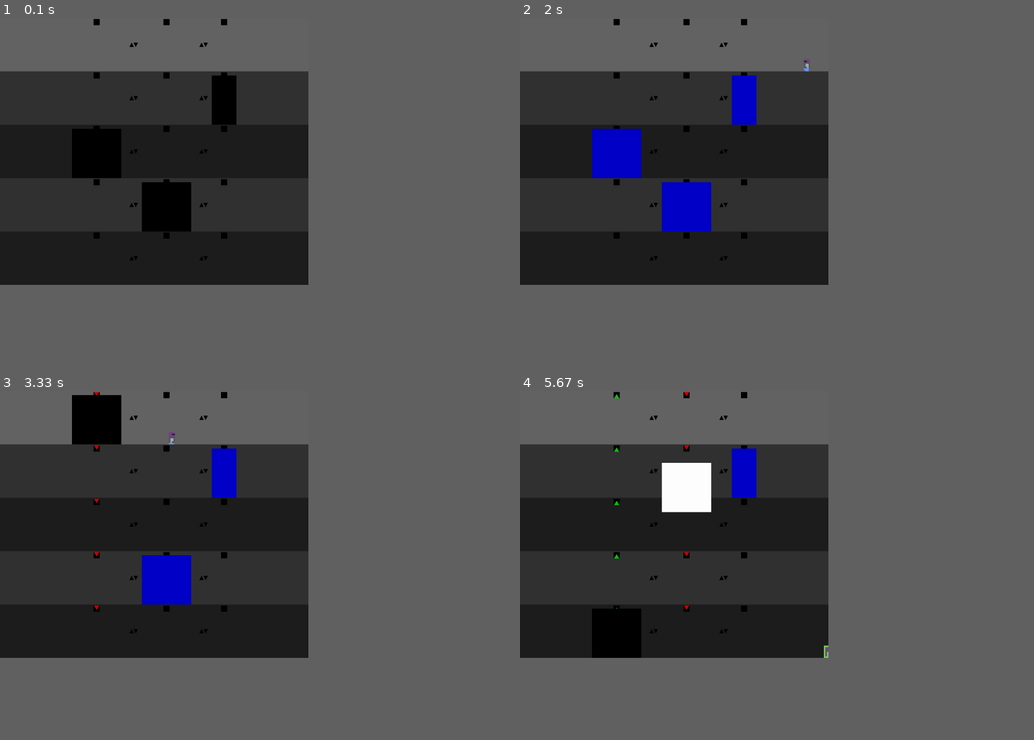
Above: before the commit, frames 1-4 (two rows, left to right).
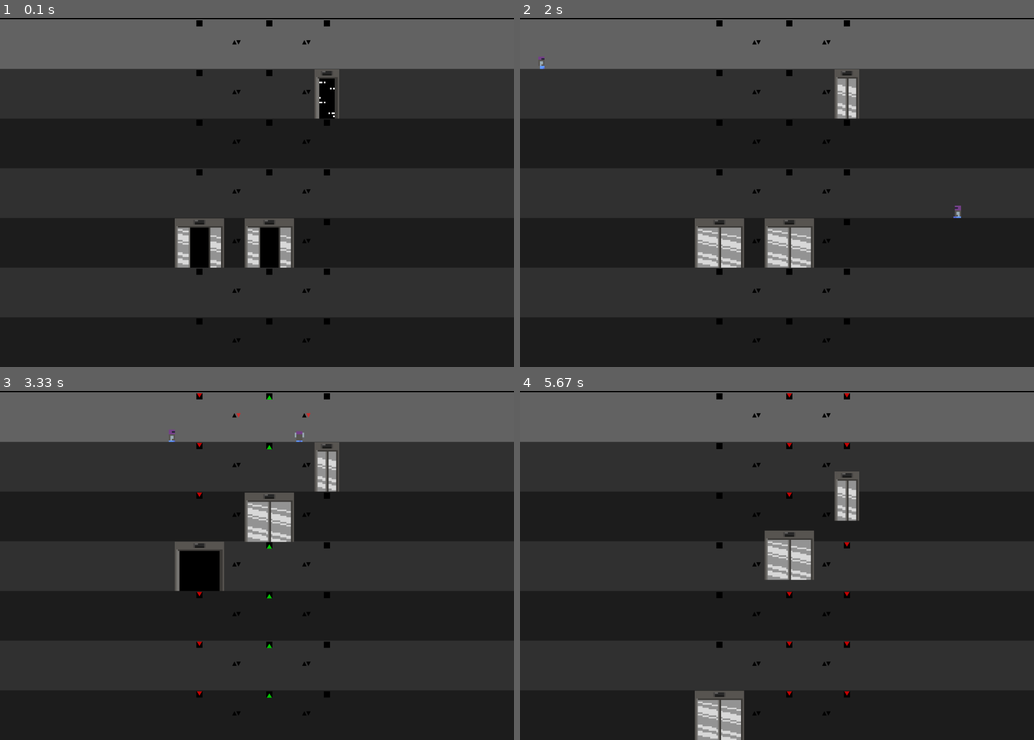
Above: after the commit, the same moments.

Repository: niklasdhein/EiP-Praktium-Aufzugssimulation
Game: pygame game, started from simulation.py
The game is run twice, just before and just after one commit, with the same random seed, the same clock (stepped at 60 frames per second) and the same inputs.
Inputs:
- Up to frame 1 (0.1 s): no input
- Up to frame 2 (2 s): no input
- Up to frame 3 (3.33 s): no input
- Up to frame 4 (5.67 s): no input
In our replay, the window is 540x468 before the commit and 900x612 after it. These sizes can differ from the game's own. Grey fills any space a smaller window leaves; there, only what the larger window draws over its background counts as a difference.

The runs differ from the first frame. In frame 1, 14% of the frame differs, in the area x 0-100%, y 0-93%; in frame 2, 14%; in frame 3, 14%; in frame 4, 14%, in the area x 0-100%, y 0-100%.

Commit message:
große aufzüge animiert, vips spawnen

Diff:
--- a/building.py
+++ b/building.py
@@ -24,6 +24,13 @@
             if level.level_type != "bunker":
                 return bunker_levels
             bunker_levels.append(level)
+
+    def get_penthouse_levels(self):
+        penthouse_levels = []
+        for level in self.levels:
+            if level.level_type == "penthouse":
+                penthouse_levels.append(level)
+        return penthouse_levels
 
     def create_levels(self) -> None:
         # spawn bunker only if 3 levels are able to exist (bunker, basement, ground)
--- a/config.json
+++ b/config.json
@@ -1,6 +1,6 @@
 {
     "elevator_count": 3,
-    "level_count": 5,
+    "level_count": 7,
     "big_elevator_spawn_probability": 0.3,
     "elevator_mode": "algorithm",
     "passenger_spawn_chance": 0.1,
--- a/elevator.py
+++ b/elevator.py
@@ -45,6 +45,8 @@
         self.elevator_door_opened = []
         self.elevator_door_close = []
         self.elevator_door_open = []
+        self.big_elevator_door_close = []
+        self.big_elevator_door_open = []
 
         # load and apply sprites
         image_directory = "./sprites/"
@@ -65,6 +67,22 @@
             "elevator_door_open_4.png",
             "elevator_door_open_5.png"
         ]
+        big_elevator_door_close = [
+            "big_elevator_door_close_1.png",
+            "big_elevator_door_close_2.png",
+            "big_elevator_door_close_3.png",
+            "big_elevator_door_close_4.png",
+            "big_elevator_door_close_5.png",
+            "big_elevator_door_close_6.png"
+        ]
+        big_elevator_door_open = [
+            "big_elevator_door_open_1.png",
+            "big_elevator_door_open_2.png",
+            "big_elevator_door_open_3.png",
+            "big_elevator_door_open_4.png",
+            "big_elevator_door_open_5.png",
+            "big_elevator_door_open_6.png"
+        ]
 
         self.elevator_door_closed = pygame.image.load(image_directory + elevator_door_closed)
         self.elevator_door_closed = self.elevator_door_closed.convert_alpha()
@@ -86,7 +104,19 @@
             loaded = pygame.transform.scale(loaded, (120, 240))
             self.elevator_door_open.append(loaded)
 
-        self.shown_surface = self.elevator_door_close[-1]
+        for e in big_elevator_door_close:
+            loaded = pygame.image.load(image_directory + e)
+            loaded = loaded.convert_alpha()
+            loaded = pygame.transform.scale(loaded, (240, 240))
+            self.big_elevator_door_close.append(loaded)
+
+        for e in big_elevator_door_open:
+            loaded = pygame.image.load(image_directory + e)
+            loaded = loaded.convert_alpha()
+            loaded = pygame.transform.scale(loaded, (240, 240))
+            self.big_elevator_door_open.append(loaded)
+
+        self.shown_surface = self.elevator_door_close[-1] if self.width == 120 else self.big_elevator_door_close[-1]
         self.animation_frame_counter = 0
         self.frametime = 0
 
@@ -159,12 +189,12 @@
 
             # set a random target when in random mode
             elif self.mode == "random":
-                level_count = self.elevator_controller.building.level_count
-                random_level = self.elevator_controller.building.levels[random.randint(0, level_count-1)]
+                level_count = len(self.allowed_levels)
+                random_level = self.allowed_levels[random.randint(0, level_count - 1)]
                 self.add_to_queue(random_level)
 
             elif self.mode == "pingpong":
-                all_levels = self.elevator_controller.building.levels
+                all_levels = self.allowed_levels
                 if self.current_level == all_levels[-1]:
                     self.add_multiple_to_queue(reversed(all_levels[:-1]))
                 elif self.current_level == all_levels[0]:
@@ -227,11 +257,16 @@
 
             # if doors are not closed fully, close them
             if self.use_sprite:
-                if self.shown_surface != self.elevator_door_close[-1]:
-                    if self.frametime >= 0.2 and self.animation_frame_counter < len(self.elevator_door_close) - 1:
+                if self.shown_surface != self.elevator_door_close[-1] and self.width == 120\
+                    or self.shown_surface != self.big_elevator_door_close[-1] and self.width == 240:
+                    if self.frametime >= 0.2 and self.width == 120 and self.animation_frame_counter < len(self.elevator_door_close) - 1:
                         self.frametime = 0
                         self.animation_frame_counter += 1
                         self.shown_surface = self.elevator_door_close[self.animation_frame_counter]
+                    elif self.frametime >= 0.2 and self.width == 240 and self.animation_frame_counter < len(self.big_elevator_door_close) - 1:
+                        self.frametime = 0
+                        self.animation_frame_counter += 1
+                        self.shown_surface = self.big_elevator_door_close[self.animation_frame_counter]
                     self.frametime += dt * speed_multiplier
                 else:
                     self.animation_frame_counter = 0
@@ -262,11 +297,16 @@
 
             # if doors are not opened, open them
             if self.use_sprite:
-                if self.shown_surface != self.elevator_door_open[-1]:
-                    if self.frametime >= 0.2 and self.animation_frame_counter < len(self.elevator_door_open) - 1:
+                if self.shown_surface != self.elevator_door_open[-1] and self.width == 120 \
+                    or self.shown_surface != self.big_elevator_door_open[-1] and self.width == 240:
+                    if self.frametime >= 0.2 and self.width == 120 and self.animation_frame_counter < len(self.elevator_door_open) - 1:
                         self.frametime = 0
                         self.animation_frame_counter += 1
                         self.shown_surface = self.elevator_door_open[self.animation_frame_counter]
+                    elif self.frametime >= 0.2 and self.width == 240 and self.animation_frame_counter < len(self.big_elevator_door_open) - 1:
+                        self.frametime = 0
+                        self.animation_frame_counter += 1
+                        self.shown_surface = self.big_elevator_door_open[self.animation_frame_counter]
                     self.frametime += dt * speed_multiplier
                 else:
                     self.animation_frame_counter = 0
--- a/elevator_controller.py
+++ b/elevator_controller.py
@@ -62,12 +62,12 @@
 
             vip_elevator = Elevator(
                 elevator_controller=self,
-                speed=200,
+                speed=120,
                 capacity=1000,
                 mode=elevator_mode,
                 current_level=self.building.ground_level,
                 allowed_levels=all_levels_without_bunker,
-                use_sprite=False
+                use_sprite=True
             )
 
             # create a rect for graphics
@@ -78,6 +78,13 @@
                 240
             )
             offset_x += vip_elevator.width + self.elevator_margin_x
+
+            # get initial queue for random and pingpong mode
+            if elevator_mode == "pingpong":
+                vip_elevator.add_to_queue(vip_elevator.allowed_levels[0])
+            elif elevator_mode == "random":
+                random_level = vip_elevator.allowed_levels[random.randint(0, len(vip_elevator.allowed_levels)-1)]
+                vip_elevator.add_to_queue(random_level)
 
             self.elevators.append(vip_elevator)
 
@@ -100,7 +107,7 @@
                 mode=elevator_mode,
                 current_level=bunker_levels_with_last_basement[-1],
                 allowed_levels=bunker_levels_with_last_basement,
-                use_sprite=False
+                use_sprite=True
             )
 
             # create a rect for graphics
@@ -111,6 +118,13 @@
                 240
             )
             offset_x += bunker_elevator.width + self.elevator_margin_x
+
+            # get initial queue for random and pingpong mode
+            if elevator_mode == "pingpong":
+                bunker_elevator.add_to_queue(bunker_elevator.allowed_levels[0])
+            elif elevator_mode == "random":
+                random_level = bunker_elevator.allowed_levels[random.randint(0, len(bunker_elevator.allowed_levels)-1)]
+                bunker_elevator.add_to_queue(random_level)
 
             self.elevators.append(bunker_elevator)
 
@@ -127,7 +141,7 @@
             mode=elevator_mode,
             current_level=self.building.levels[random.randint(0, self.building.level_count-1)],
             allowed_levels=self.building.regular_levels,
-            use_sprite=False
+            use_sprite=True
             )
 
             # instantiate the pygame part
@@ -141,9 +155,9 @@
 
             # get initial queue for random and pingpong mode
             if elevator_mode == "pingpong":
-                random_elevator.add_to_queue(self.building.regular_levels[0])
+                random_elevator.add_to_queue(random_elevator.allowed_levels[0])
             elif elevator_mode == "random":
-                random_level = self.building.regular_levels[random.randint(0, len(self.building.regular_levels)-1)]
+                random_level = random_elevator.allowed_levels[random.randint(0, len(random_elevator.allowed_levels)-1)]
                 random_elevator.add_to_queue(random_level)
 
             self.elevators.append(random_elevator)
--- a/simulation.py
+++ b/simulation.py
@@ -16,8 +16,8 @@
 
 # === vars ===
 
-width = 1500
-height = 1300
+width = 2500
+height = 1700
 target_framerate = 60
 use_config = True
 
@@ -76,21 +76,8 @@
             while target_level == start_level:
                 target_level = building.regular_levels[random.randint(0, len(building.regular_levels) - 1)]
 
-            # probability a normal passenger gets spawned
-            if prob <= 0.8:
-                passengers.append(
-                    Passenger(
-                        current_level=start_level,
-                        target_level=target_level,
-                        weight=80,
-                        walk_speed=200,
-                        patience=passenger_patience,
-                        use_sprite=True
-                    )
-                )
-
             # probability codsworth gets spawned
-            elif prob > 0.8 and building.bunker_elevator_level != None:
+            if prob > 0.8 and prob <= 0.9 and building.bunker_elevator_level != None:
                 start_level = building.ground_level
                 bunker_levels = building.get_bunker_levels()
                 target_level = bunker_levels[random.randint(0, len(bunker_levels) - 1)]
@@ -106,7 +93,33 @@
                     )
                 )
 
-            else: return False
+            # probability a vip gets spawned
+            elif prob > 0.9 and building.levels[-1].level_type == "penthouse":
+                penthouse_levels = building.get_penthouse_levels()
+                passengers.append(
+                    Passenger(
+                        current_level=start_level,
+                        target_level=penthouse_levels[random.randint(0, len(penthouse_levels) - 1)],
+                        weight=80,
+                        walk_speed=200,
+                        patience=passenger_patience,
+                        use_sprite=True
+                    )
+                )
+
+            # probability a normal passenger gets spawned
+            else:
+                passengers.append(
+                    Passenger(
+                        current_level=start_level,
+                        target_level=target_level,
+                        weight=80,
+                        walk_speed=200,
+                        patience=passenger_patience,
+                        use_sprite=True
+                    )
+                )
+
             return True
         return False
 
Binary file added: sprites/big_elevator_door_close_1.png
Binary file added: sprites/big_elevator_door_close_2.png
Binary file added: sprites/big_elevator_door_close_3.png
Binary file added: sprites/big_elevator_door_close_4.png
Binary file added: sprites/big_elevator_door_close_5.png
Binary file added: sprites/big_elevator_door_close_6.png
Binary file added: sprites/big_elevator_door_open_1.png
Binary file added: sprites/big_elevator_door_open_2.png
Binary file added: sprites/big_elevator_door_open_3.png
Binary file added: sprites/big_elevator_door_open_4.png
Binary file added: sprites/big_elevator_door_open_5.png
Binary file added: sprites/big_elevator_door_open_6.png
